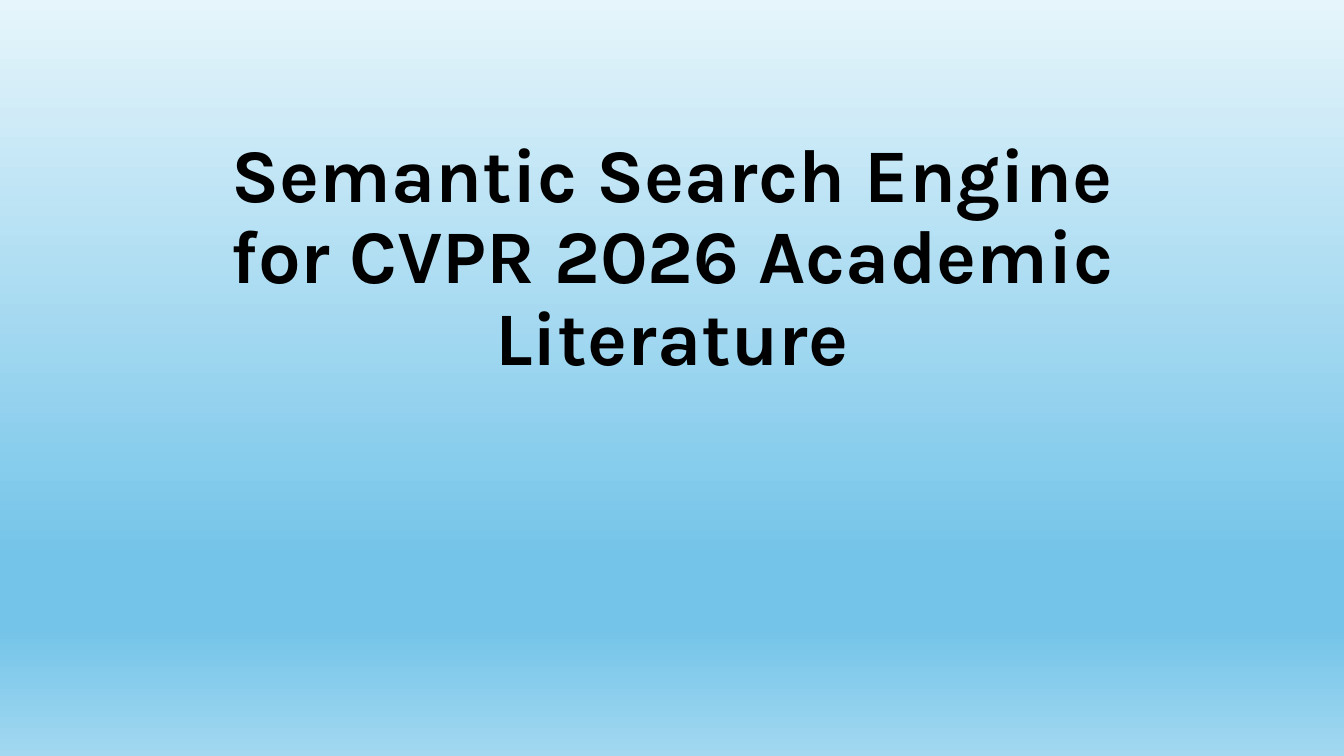
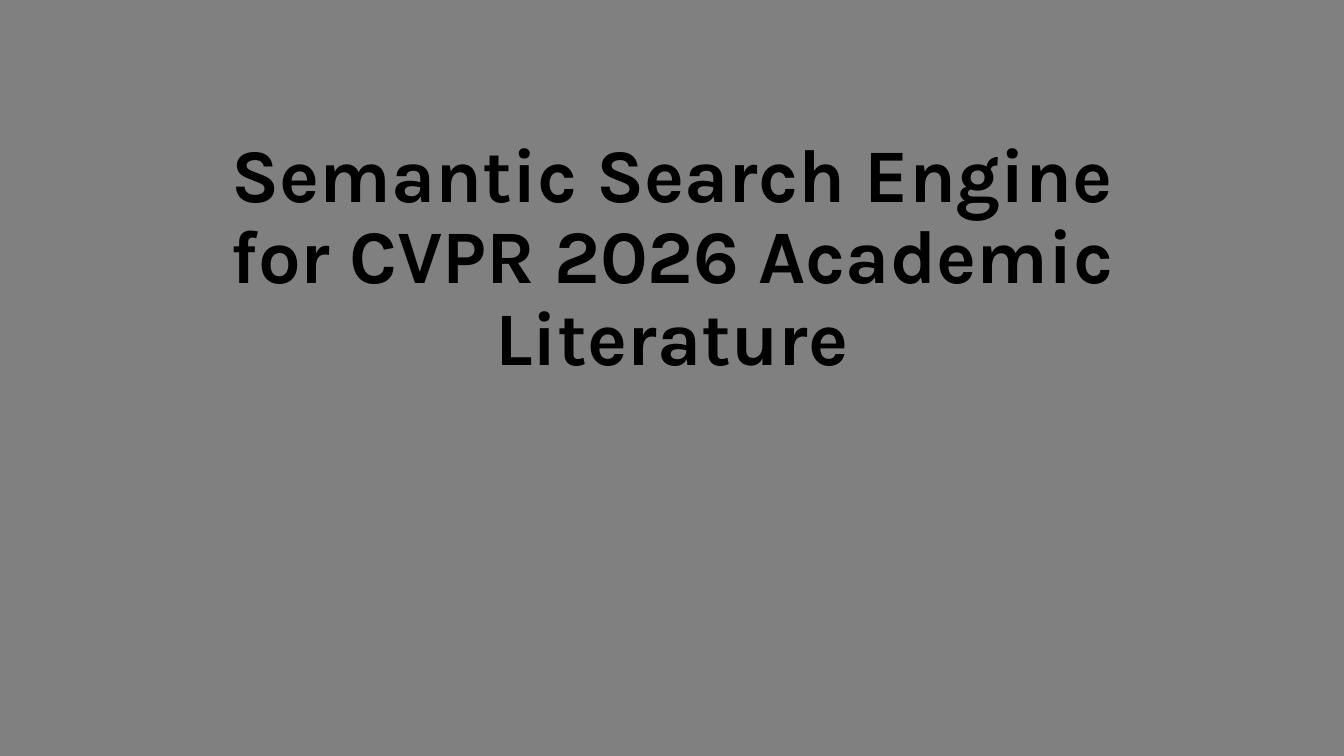
Before and after one commit to shohame/CVPR-2026, a slide deck: slide 1 of Docs/Semantic Search Engine for CVPR 2026 Academic Literature.pptx. Drawn at 1344x756 pixels with LibreOffice and Linux fonts; fonts in the diff are those of the drawing. Boxes give left, top, right and bottom in pixels: in the first picture for what was removed or moved away, otherwise in the second. Text is boxed around its words. In the diff, an @@ line names an element or a change of style, - is before the commit and + after.

```diff
--- a/Docs/Semantic Search Engine for CVPR 2026 Academic Literature.pptx
+++ b/Docs/Semantic Search Engine for CVPR 2026 Academic Literature.pptx
@@ background gradient #E6F5FB to #74C4E9 to #A2D8F0 to #808080 @@
```
Also in this commit, not shown: 2 other slides changed, 3 slides added, 3 slides removed, 9 other files.
